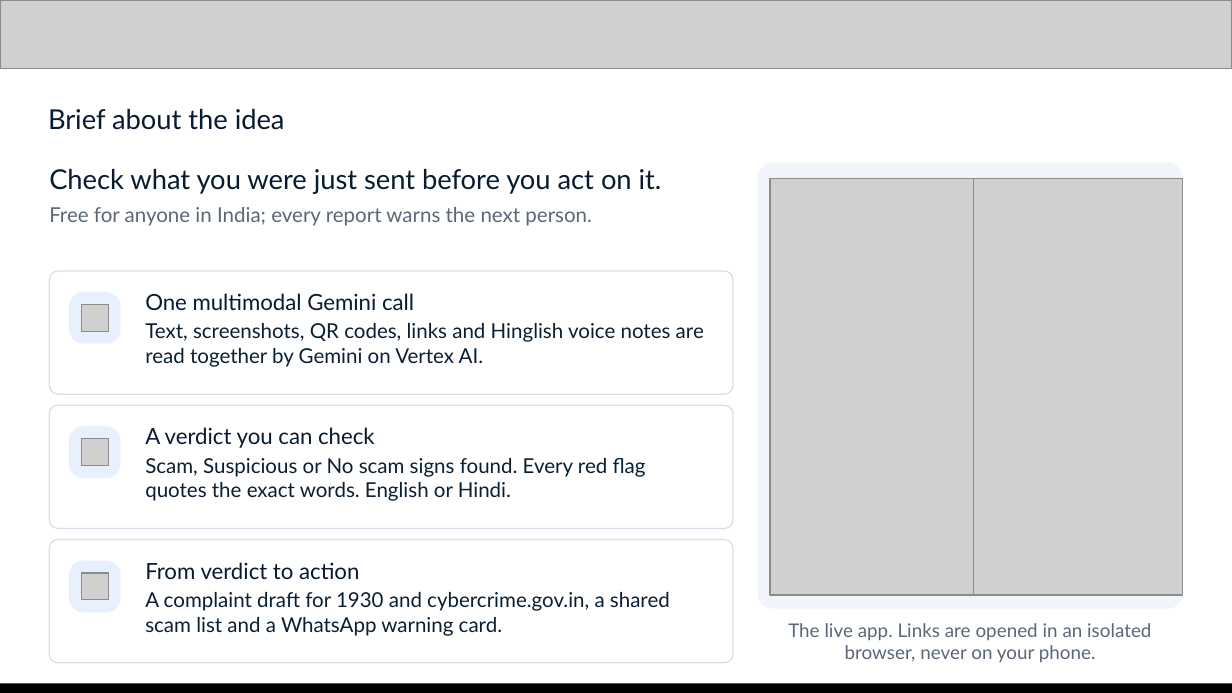
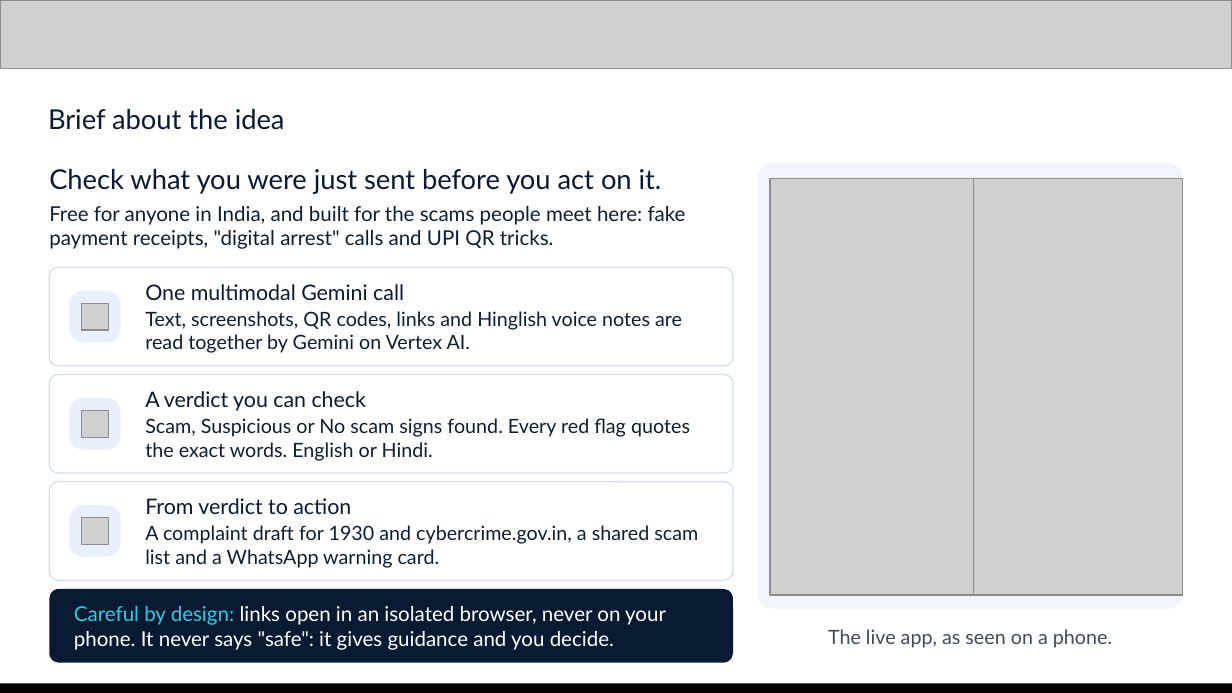
Before and after one commit to Namans12/scam-shield, a slide deck: slide 3 of docs/submission/Scam-Shield-deck.pptx. Drawn at 1232x693 pixels with LibreOffice and Linux fonts; fonts in the diff are those of the drawing; grey boxes stand for pictures. Boxes give left, top, right and bottom in pixels: in the first picture for what was removed or moved away, otherwise in the second. Text is boxed around its words. In the diff, an @@ line names an element or a change of style, - is before the commit and + after.

```diff
--- a/docs/submission/Scam-Shield-deck.pptx
+++ b/docs/submission/Scam-Shield-deck.pptx
@@ text at [49, 206, 686, 249]: text changed; text colour #5B6778 to #0B1F33 @@
-Free for anyone in India; every report warns the next person.
+Free for anyone in India, and built for the scams people meet here: fake payment receipts, "digital arrest" calls and UPI QR tricks.
@@ rounded rectangle: place and size @@
-rounded rectangle at [49, 271, 733, 394]
+rounded rectangle at [49, 267, 733, 366]
@@ text "One multimodal Gemini call": place and size @@
-text "One multimodal Gemini call" at [145, 293, 704, 367]
+text "One multimodal Gemini call" at [145, 284, 682, 353]
@@ text "One multimodal Gemini call" at [145, 284, 682, 353]: size 13 to 12.5 pt in "One multimodal Gemini call"; size 12 to 11.5 pt in "Text, screenshots, QR codes, links and Hinglish ..."; less space between paragraphs; vertical alignment top to middle @@
@@ rounded rectangle: place and size @@
-rounded rectangle at [49, 405, 733, 529]
+rounded rectangle at [49, 375, 733, 473]
@@ text "A verdict you can check": place and size @@
-text "A verdict you can check" at [145, 427, 646, 501]
+text "A verdict you can check" at [145, 391, 690, 461]
@@ text "A verdict you can check" at [145, 391, 690, 461]: size 13 to 12.5 pt in "A verdict you can check"; size 12 to 11.5 pt in "Scam, Suspicious or No scam signs found. ..."; less space between paragraphs; vertical alignment top to middle @@
@@ rounded rectangle: place and size @@
-rounded rectangle at [69, 426, 121, 478]
+rounded rectangle at [69, 398, 121, 450]
@@ picture: place and size @@
-picture at [81, 439, 108, 466]
+picture at [81, 410, 108, 437]
@@ proportions changed in 3 elements at [49, 267, 733, 366], [49, 375, 733, 473], [49, 482, 733, 580] @@
@@ rounded rectangle: place and size @@
-rounded rectangle at [49, 540, 733, 663]
+rounded rectangle at [49, 482, 733, 580]
@@ rounded rectangle: place and size @@
-rounded rectangle at [69, 561, 121, 612]
+rounded rectangle at [69, 505, 121, 557]
@@ text "From verdict to action": place and size @@
-text "From verdict to action" at [145, 562, 670, 636]
+text "From verdict to action" at [145, 498, 698, 568]
@@ text "From verdict to action" at [145, 498, 698, 568]: size 13 to 12.5 pt in "From verdict to action"; size 12 to 11.5 pt in "A complaint draft for 1930 and cybercrime.gov.in, ..."; less space between paragraphs; vertical alignment top to middle @@
@@ picture: place and size @@
-picture at [81, 573, 108, 600]
+picture at [81, 517, 108, 545]
@@ rounded rectangle added at [49, 589, 733, 663], fill #081B32 @@
@@ text added at [74, 606, 666, 650], 12 pt, text #FFFFFF @@
+Careful by design: links open in an isolated browser, never on your phone. It never says "safe": it gives guidance and you decide.
@@ text "The live app, as seen ..." at [828, 629, 1112, 648]: vertical alignment top to middle @@
@@ text at [828, 629, 1112, 648]: text changed; size 11 to 11.5 pt; text colour #5B6778 to #3F4B5B @@
-The live app. Links are opened in an isolated browser, never on your phone.
+The live app, as seen on a phone.
```
Also in this commit, not shown: 12 other slides changed, 2 other files.
